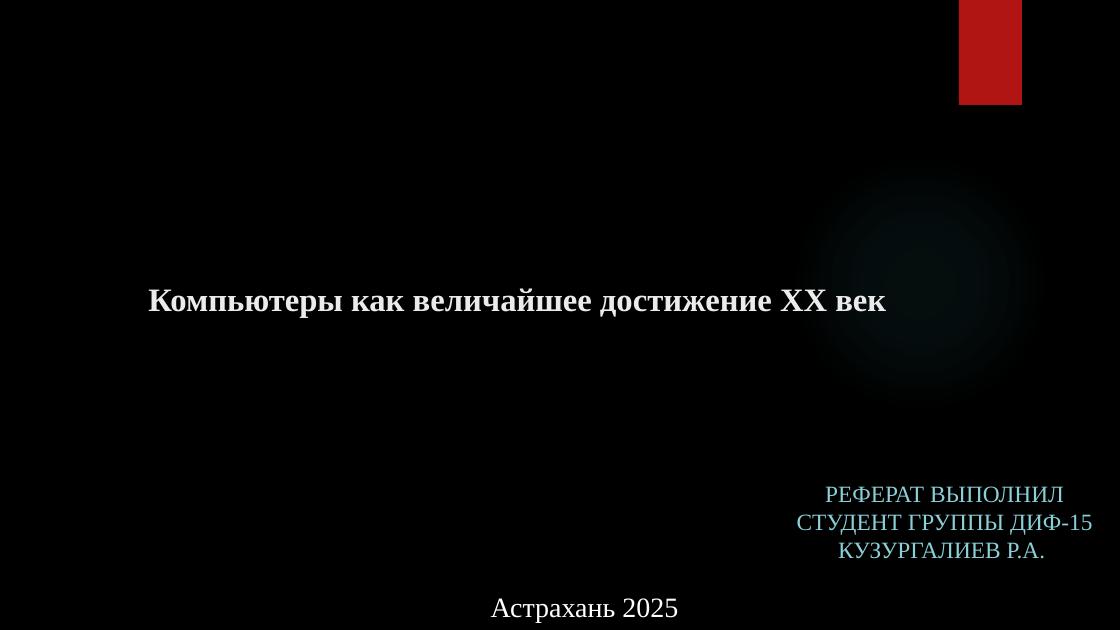
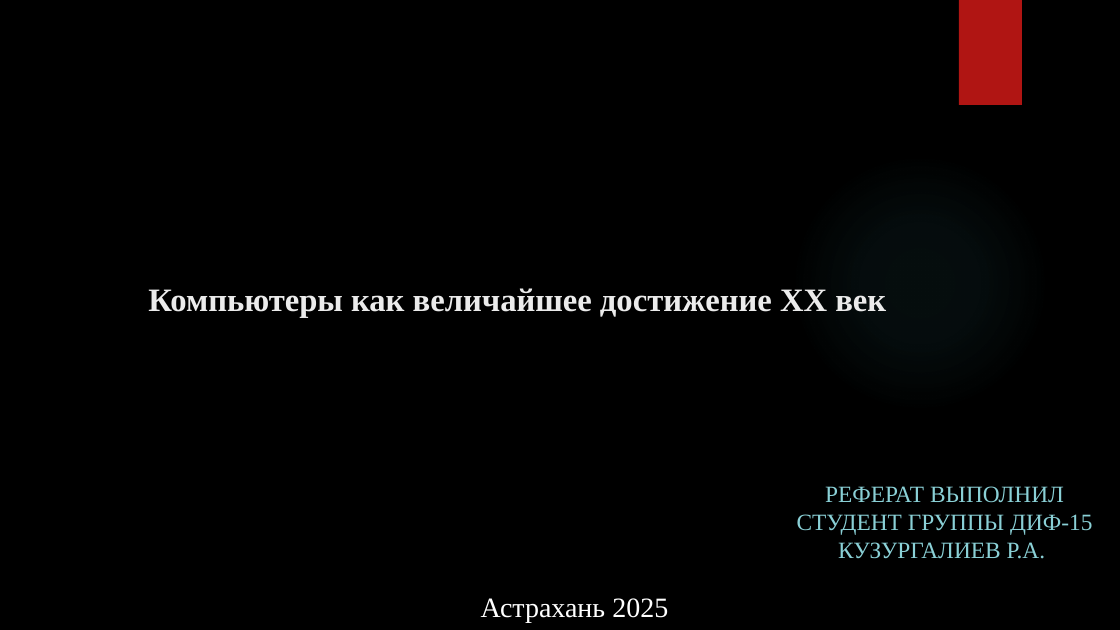
Before and after one commit to RAdKuzur/ASU, a slide deck: slide 1 of Логика и методология науки(Григорьев)/Презентация компьютеры.pptx. Drawn at 1120x630 pixels with LibreOffice and Linux fonts; fonts in the diff are those of the drawing; background and template pictures are left out. Boxes give left, top, right and bottom in pixels: in the first picture for what was removed or moved away, otherwise in the second. Text is boxed around its words. In the diff, an @@ line names an element or a change of style, - is before the commit and + after.

```diff
--- a/Логика и методология науки(Григорьев)/Презентация компьютеры.pptx
+++ b/Логика и методология науки(Григорьев)/Презентация компьютеры.pptx
@@ text "Астрахань 2025": place and size @@
-text "Астрахань 2025" at <box>491,598,678,623</box>
+text "Астрахань 2025" at <box>481,598,668,623</box>
```
Also in this commit, not shown: 1 other file.
